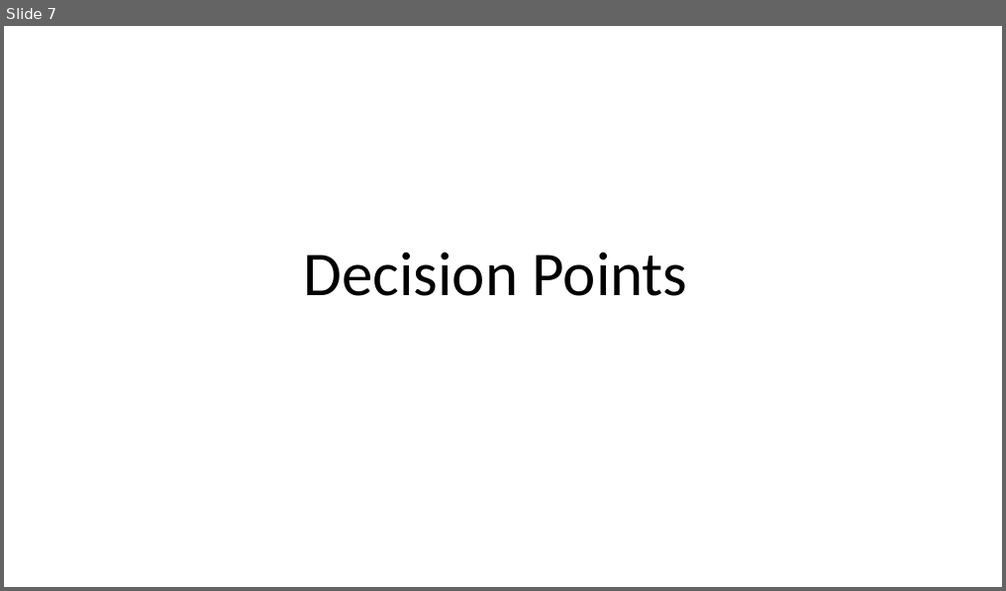
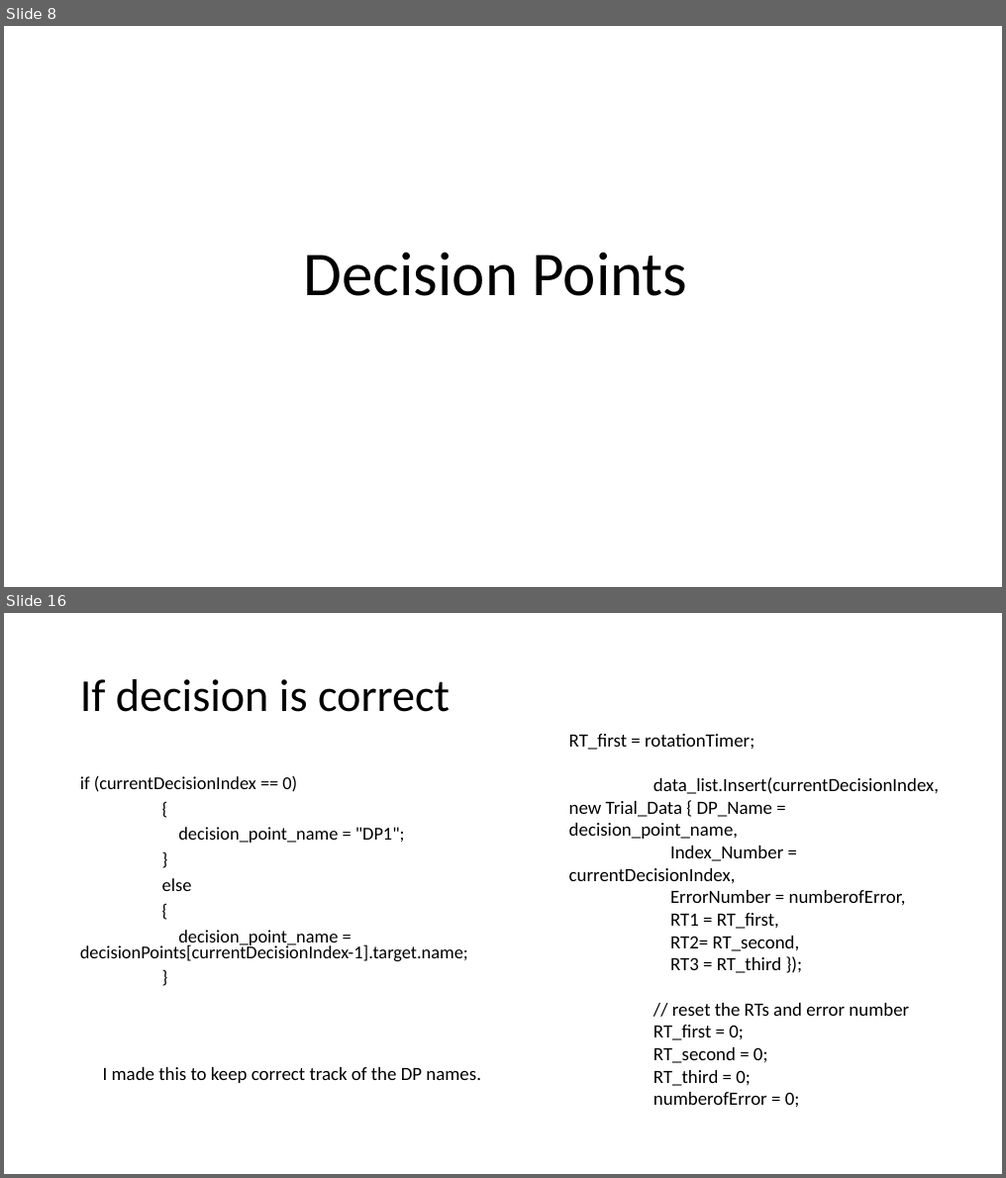
Before and after one commit to haticededetas/Experiment-1, a slide deck: Route_Following/Explanations.pptx. Shown one above the other, each under a label of ours: slide 7 before the commit, slides 8 and 16 after it; the slides between them are not shown. The pictures are 1006x591 and 1006x1178 pixels, drawn with LibreOffice and Linux fonts; fonts in the diff are those of the drawing. Boxes give left, top, right and bottom in pixels: in the first picture for what was removed or moved away, otherwise in the second. Text is boxed around its words. In the diff, an @@ line names an element or a change of style, - is before the commit and + after.

Commit message:
Basic task is ready
-rotates in dec points
-gives a warning if the dec is wrong
-goes to the next target if the answer is correct
-saves all the reaction times and error number

```diff
--- a/Route_Following/Explanations.pptx
+++ b/Route_Following/Explanations.pptx
@@ slide 16 added at [4,613,1002,1174], background #FFFFFF @@
@@ title added at [80,679,450,712], 44 pt, text #000000 @@
+If decision is correct
@@ text added at [569,734,939,1107], 18 pt, text #000000 @@
+RT_first = rotationTimer;
+data_list.Insert(currentDecisionIndex, new Trial_Data { DP_Name = decision_point_name,
+Index_Number = currentDecisionIndex,
+ErrorNumber = numberofError,
+RT1 = RT_first,
+RT2= RT_second,
+RT3 = RT_third });
+// reset the RTs and error number
+RT_first = 0;
+RT_second = 0;
+RT_third = 0;
+numberofError = 0;
@@ text added at [80,775,468,961], 17.5 pt, text #000000 @@
+if (currentDecisionIndex == 0)
+{
+decision_point_name = "DP1";
+}
+else
+{
+decision_point_name = decisionPoints[currentDecisionIndex-1].target.name;
+}
@@ text added at [103,1067,481,1083], 18 pt, text #000000 @@
+I made this to keep correct track of the DP names.
@@ what was slide 7 is now slide 8 @@
```
Also in this commit, not shown: 9 other slides added, 16 other files.
